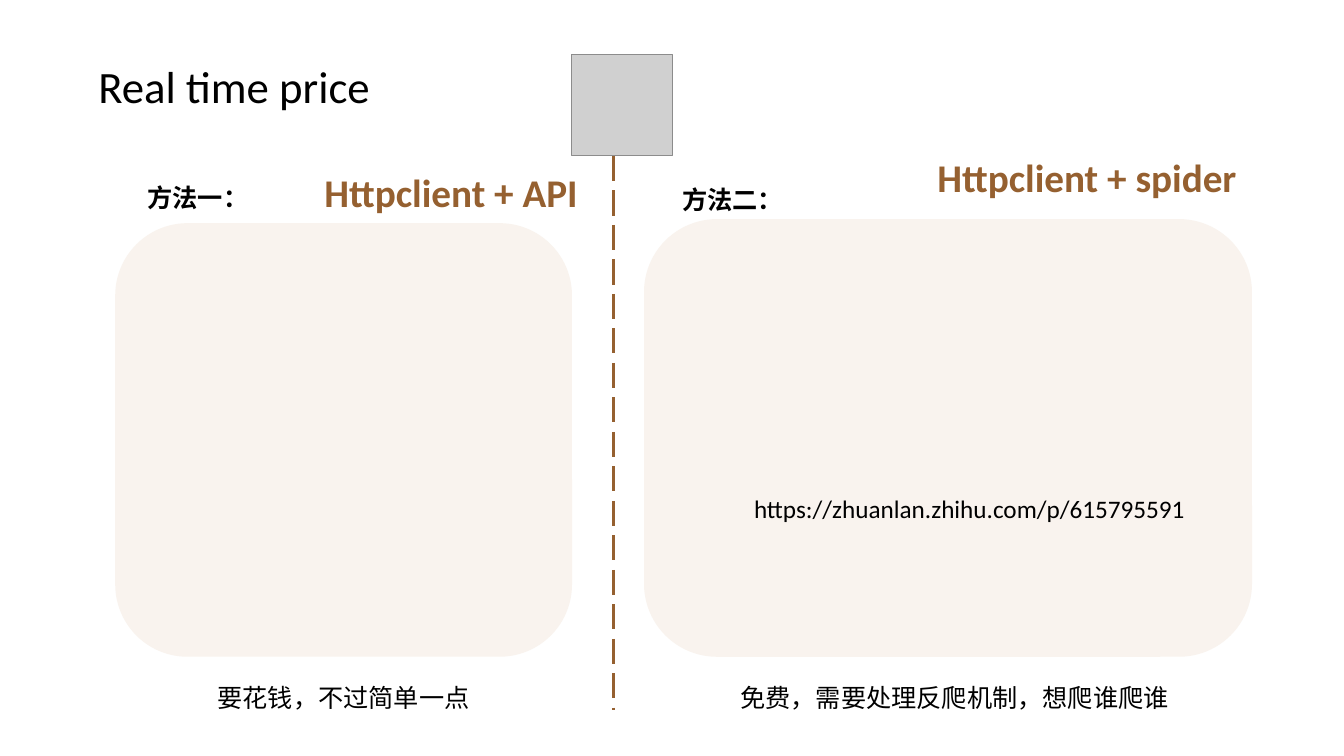
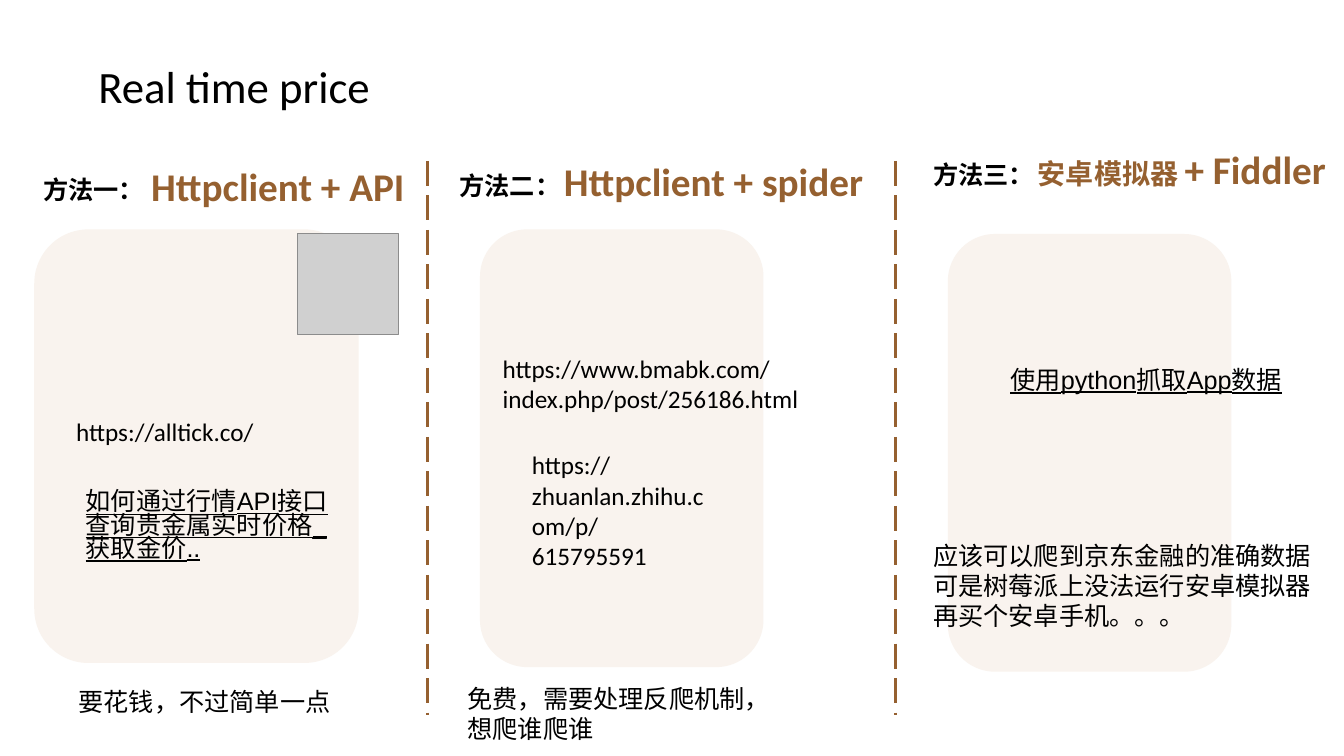
Before and after one commit to 7000qwq/gold, a slide deck: slide 37 of design.pptx. Drawn at 1344x756 pixels with LibreOffice and Linux fonts; fonts in the diff are those of the drawing; grey boxes stand for pictures. Boxes give left, top, right and bottom in pixels: in the first picture for what was removed or moved away, otherwise in the second. Text is boxed around its words. In the diff, an @@ line names an element or a change of style, - is before the commit and + after.

```diff
--- a/design.pptx
+++ b/design.pptx
@@ text "方法一：": place and size @@
-text "方法一：" at <box>147,185,248,209</box>
+text "方法一：" at <box>43,177,144,201</box>
@@ text "Httpclient + API": place and size @@
-text "Httpclient + API" at <box>324,179,578,213</box>
+text "Httpclient + API" at <box>151,173,404,207</box>
@@ line moved from (614, 156) - (614, 710) to (429, 161) - (429, 715) @@
@@ text "方法二：": place and size @@
-text "方法二：" at <box>682,187,783,211</box>
+text "方法二：" at <box>459,173,560,197</box>
@@ text "Httpclient + spider": place and size @@
-text "Httpclient + spider" at <box>937,164,1237,198</box>
+text "Httpclient + spider" at <box>564,168,863,202</box>
@@ line added from (896, 161) to (896, 715), #956030 2.25 pt dashed @@
@@ text added at <box>933,162,1034,186</box>, 18 pt, text #000000, bold @@
+方法三：
@@ text added at <box>1038,156,1326,187</box>, 28 pt, text #956030, bold @@
+安卓模拟器 + Fiddler
@@ rounded rectangle: place and size @@
-rounded rectangle at <box>115,223,572,656</box>
+rounded rectangle at <box>34,230,359,663</box>
@@ picture: place and size @@
-picture at <box>572,54,673,155</box>
+picture at <box>297,234,398,335</box>
@@ rounded rectangle: place and size @@
-rounded rectangle at <box>644,219,1252,656</box>
+rounded rectangle at <box>480,230,763,667</box>
@@ rounded rectangle added at <box>948,234,1231,671</box>, fill #F9F3EE @@
@@ text added at <box>503,360,798,412</box>, 18 pt, text #000000 @@
+https://www.bmabk.com/index.php/post/256186.html
@@ text added at <box>1010,367,1282,395</box>, 18 pt, text #000000, underline @@
+使用python抓取App数据
@@ text added at <box>76,423,253,445</box>, 18 pt, text #000000 @@
+https://alltick.co/
@@ text "https://zhuanlan.zhihu.com/p/615795591" rewrapped from <box>754,500,1184,522</box> to <box>532,456,704,565</box> @@
@@ text added at <box>86,488,328,562</box>, 18 pt, text #000000, underline @@
+如何通过行情API接口查询贵金属实时价格_获取金价..
@@ text added at <box>933,543,1311,627</box>, 18 pt, text #000000 @@
+应该可以爬到京东金融的准确数据
+可是树莓派上没法运行安卓模拟器
+再买个安卓手机。。。
@@ text "要花钱，不过简单一点": place and size @@
-text "要花钱，不过简单一点" at <box>218,685,470,710</box>
+text "要花钱，不过简单一点" at <box>78,689,330,714</box>
@@ text "免费，需要处理反爬机制，想爬谁爬谁" rewrapped from <box>740,685,1168,710</box> to <box>468,686,770,740</box> @@
```
Also in this commit, not shown: 5 other slides changed, 11 slides added, 33 other files.
